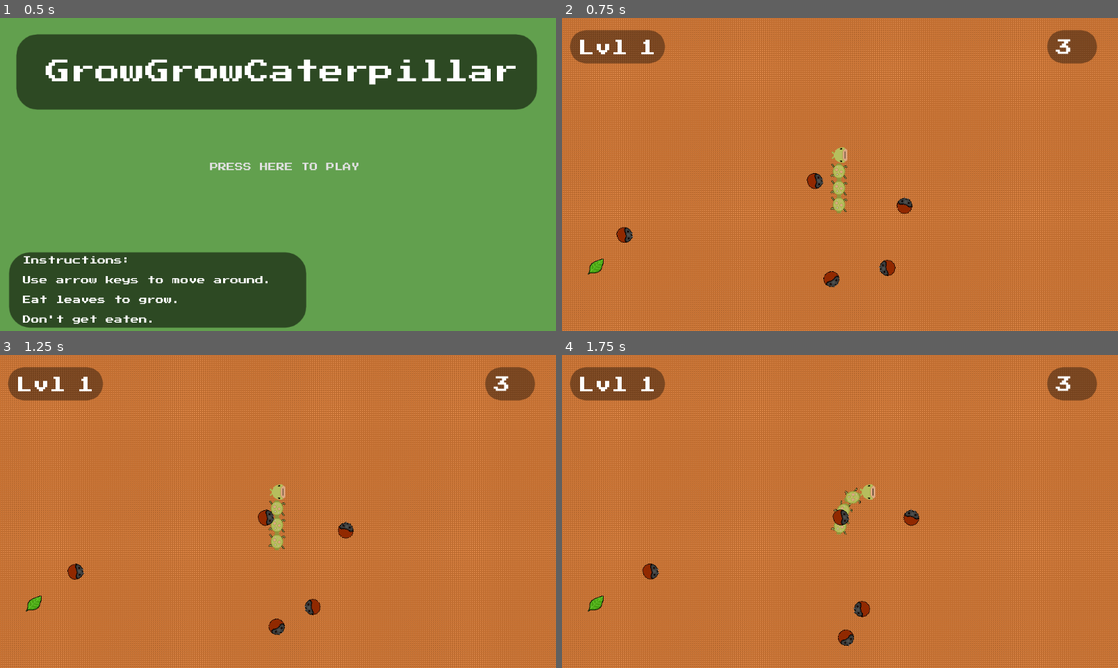
Above: before the commit, frames 1-4 (two rows, left to right).
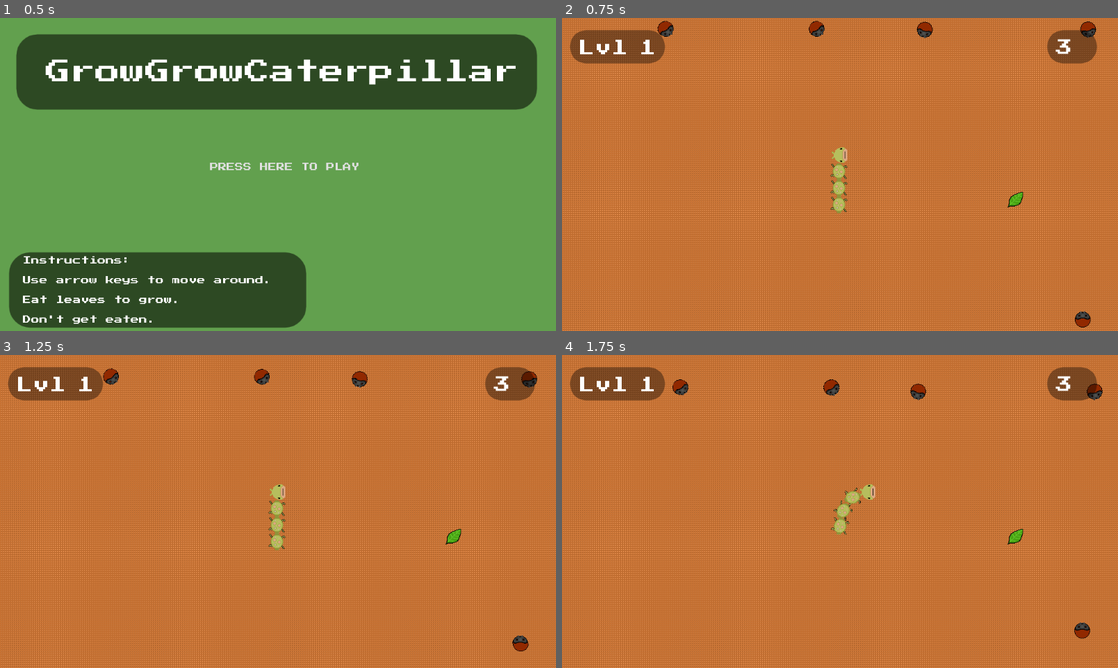
Above: after the commit, the same moments.

Repository: thatnick/grow-grow
Game: Godot game, scene res://scenes/Start.tscn
Two runs of this game, one before a commit and one after it. Both use one fixed random seed, a clock stepped at 60 frames per second and the inputs below.
Inputs:
- Up to frame 1 (0.5 s): no input
- Up to frame 2 (0.75 s): click "PRESS HERE TO PLAY" at 0.5 s
- Up to frame 3 (1.25 s): no input
- Up to frame 4 (1.75 s): hold Right (ui_right) from 1.28 s (still down)

Frame 1 is identical in both runs. In frame 2, 1.4% of the frame differs, in the area x 4-97%, y 0-99%; in frame 3, 1.4%; in frame 4, 1.4%, in the area x 4-98%, y 7-94%.

Commit message:
Enemies now spawn outside the screen

Diff:
--- /dev/null
+++ b/scenes/EnemyPath.tscn
@@ -0,0 +1,11 @@
+[gd_scene load_steps=2 format=2]
+
+[sub_resource type="Curve2D" id=1]
+_data = {
+"points": PoolVector2Array( 0, 0, 0, 0, 0, 0, 0, 0, 0, 0, 1072, 0, 0, 0, 0, 0, 1072, 608, 0, 0, 0, 0, 0, 608, 0, 0, 0, 0, 0, 0 )
+}
+
+[node name="EnemyPath" type="Path2D"]
+curve = SubResource( 1 )
+
+[node name="EnemySpawnLocation" type="PathFollow2D" parent="."]
--- a/scenes/Main.tscn
+++ b/scenes/Main.tscn
@@ -1,6 +1,7 @@
-[gd_scene load_steps=6 format=2]
+[gd_scene load_steps=7 format=2]
 
 [ext_resource path="res://scenes/Player.tscn" type="PackedScene" id=1]
+[ext_resource path="res://scenes/EnemyPath.tscn" type="PackedScene" id=2]
 [ext_resource path="res://scripts/Main.gd" type="Script" id=3]
 [ext_resource path="res://scenes/EnemyTimer.tscn" type="PackedScene" id=5]
 [ext_resource path="res://scenes/Background.tscn" type="PackedScene" id=6]
@@ -17,3 +18,5 @@
 [node name="EnemyTimer" parent="." instance=ExtResource( 5 )]
 
 [node name="HUD" parent="." instance=ExtResource( 7 )]
+
+[node name="EnemyPath" parent="." instance=ExtResource( 2 )]
--- a/scripts/Enemy.gd
+++ b/scripts/Enemy.gd
@@ -20,9 +20,7 @@
 		velocity = velocity.bounce(collision.normal)
 
 func _on_VisibilityNotifier2D_screen_entered():
-	pass
-	#$CollisionShape2D.disabled = false
+	$CollisionShape2D.disabled = false
 
 func on_spawn():
 	$CollisionShape2D.disabled = true
-	velocity = Vector2(speed, -1).rotated(randi() % int(PI * 2))
--- a/scripts/Main.gd
+++ b/scripts/Main.gd
@@ -29,9 +29,15 @@
 	call_deferred("add_child", new_collectable)
 
 func spawn_enemy():
+	$EnemyPath/EnemySpawnLocation.offset = randi()
 	var new_enemy = enemy.instance()
-	new_enemy.position = get_rand_pos()
+
+	var direction = $EnemyPath/EnemySpawnLocation.rotation + PI / 2
+	new_enemy.position = $EnemyPath/EnemySpawnLocation.position
+	direction += rand_range(-PI / 4, PI / 4)
+	new_enemy.rotation = direction
 	add_child(new_enemy)
+	new_enemy.velocity = Vector2(new_enemy.speed, -1).rotated(direction)
 
 func get_rand_pos():
 	return Vector2(
--- a/scripts/Manager.gd
+++ b/scripts/Manager.gd
@@ -1,6 +1,6 @@
 extends Node
 
-var rng = RandomNumberGenerator.new()
+var rng
 const TAILS = 3
 const GOAL = 10
 const LVLTOTAL = 3
@@ -14,9 +14,9 @@
 var lvl = 1
 
 func _ready():
+	rng = RandomNumberGenerator.new()
+	rng.randomize()
 	randomize()
-	rng.randomize()
-
 
 func _physics_process(delta):
 	if tails >= GOAL:
